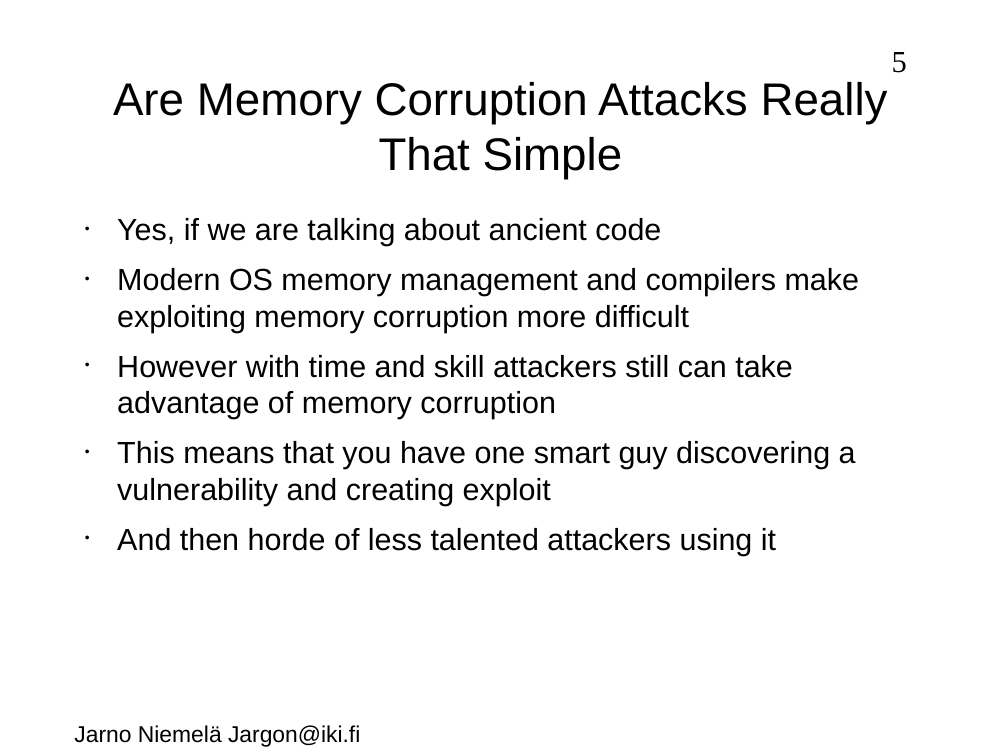
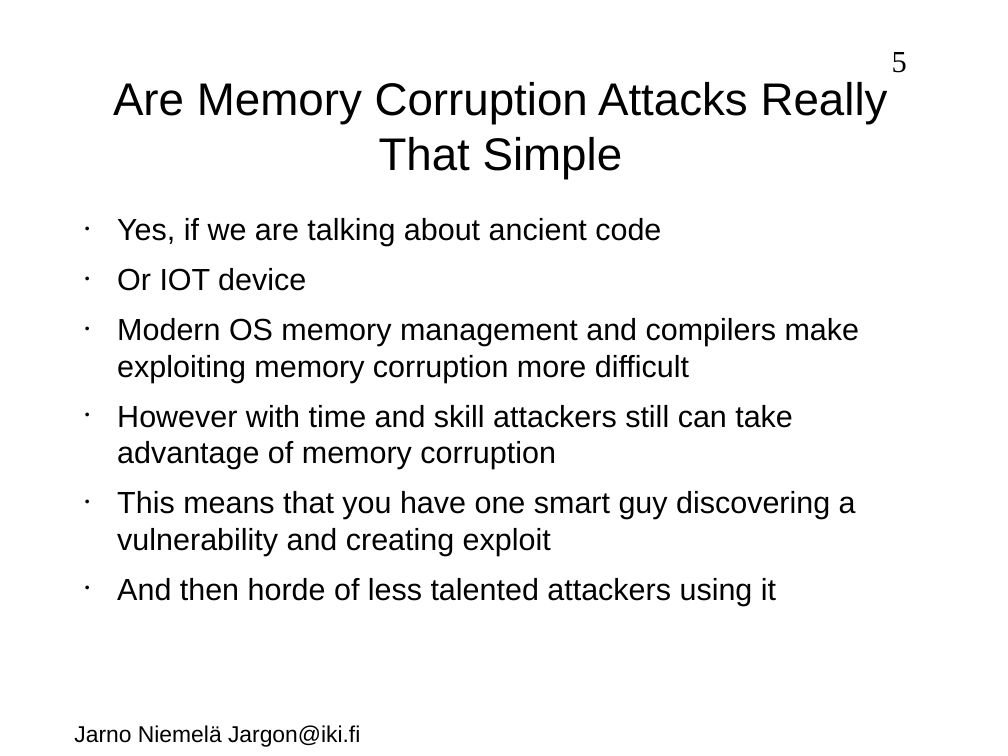
Before and after one commit to jarno-niemela/corporate_cyber_defence, a slide deck: slide 5 of Software security/Software security.odp. Drawn at 1008x756 pixels with LibreOffice and Linux fonts; fonts in the diff are those of the drawing; background and template pictures are left out. Boxes give left, top, right and bottom in pixels: in the first picture for what was removed or moved away, otherwise in the second. Text is boxed around its words. In the diff, an @@ line names an element or a change of style, - is before the commit and + after.

```diff
--- a/Software security/Software security.odp
+++ b/Software security/Software security.odp
@@ text at bbox=[117, 268, 306, 291]: paragraph added @@
+• Or IOT device
```
Also in this commit, not shown: 4 other slides changed, 2 slides added.
